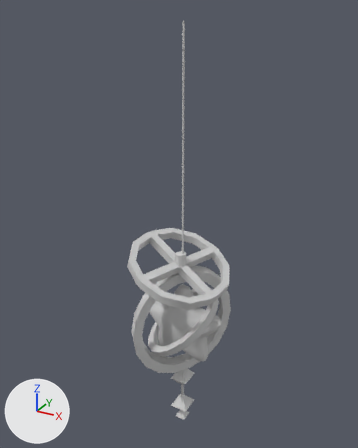
Before and after pictures for a commit that changed the FBX model 빌드/Source/Assets/Scenes/01.RealResources/model/19.10.11_ object_revise/Object_Back ground_Star_Puls line_1.FBX.
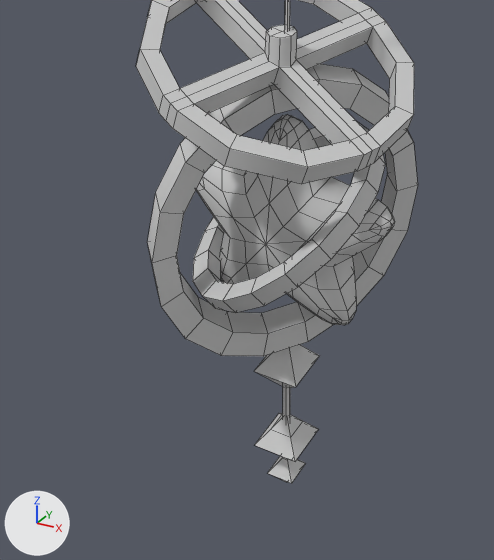
There are two pictures of each version: one whole from a camera (50 mm lens) standing at (-39.22, -5.71, 0.14) and looking at (-42.54, 0.31, -2.88), one close up on the part from 22% to 72% of the width and 54% to 100% of the height. Arrows for +X, +Y and +Z are at lower left; the lights stay in place. The close-ups show mesh edges as thin lines. Where no turn or scale is listed for an object, it has been applied to the vertices.

In view in the first close-up: '2 Stage - Back ground - Star -5'.
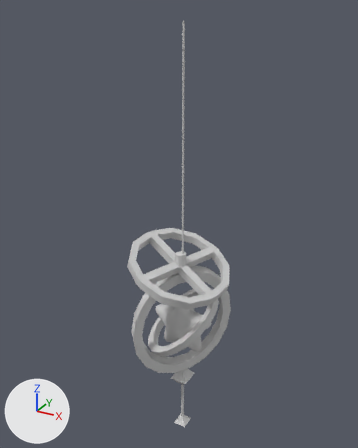
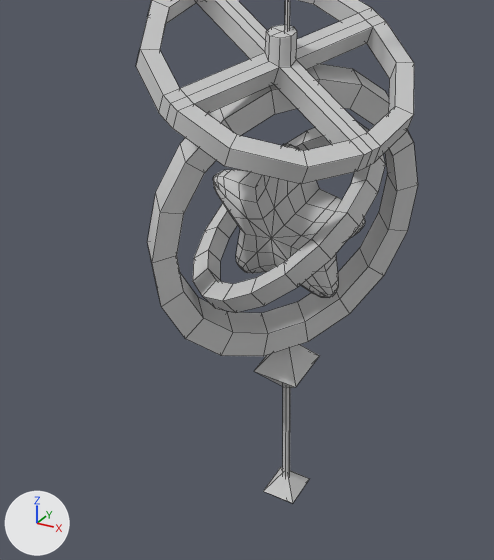
The newer file is also turned or shifted as a whole; pictures and numbers use the older file's frame.

Boxes [x1, y1, x2, y2] around the edits, measured in the close-ups (494 x 560 px; the box of a moved part takes in the faces that stretch with it):
'2 Stage - Back ground - Star -5', reshaped
    before: [136, 0, 418, 483]
    after: [136, 0, 418, 503]
part 1 of me_mesh, moved or reshaped
    before: [196, 115, 395, 325]
    after: [213, 143, 365, 298]
part 2 of me_mesh, added
    after: [264, 467, 309, 503]
part 3 of me_mesh, deleted
    before: [255, 413, 318, 483]
part 4 of me_mesh, moved or reshaped
    before: [283, 386, 290, 421]
    after: [283, 386, 290, 477]

Edits to the bpy script that builds the scene:
```text
Change me_mesh:
    where me_mesh.from_pydata(...)  # 524 vertices, 547 faces; spans x -0.76..0.76, y -0.79..0.79, z -3.26..3.26
    used by ob_2_stage___back_ground___star__5; location = (-42.41, 0.133, -3.289)
    verts and faces of me_mesh; kept vertices keep their numbers, new ones are numbered from 524
    before: 6 (0.06, 0.01, -2.85), 7 (0.04, 0.04, -2.85), 10 (0.01, 0.03, -2.85), 12 (0.01, 0.0, -2.85), 14 (0.04, -0.01, -2.85)
    me_mesh part 1: the loose piece of 222 vertices spanning x -0.65..0.7, y -0.24..0.28, z -1.82..-0.53 is scaled about its middle by 0.736, then moved by (0.0, 0.0, -0.02)
    me_mesh part 2: the loose piece of 6 vertices spanning x -0.12..0.18, y -0.14..0.18, z -2.49..-2.09 is copied, and the copy is scaled about its middle by (0.736, 0.736, 0.683), then moved by (0.0, 0.0, -1.0); it spans x -0.08..0.14, y -0.09..0.14, z -3.42..-3.15
    me_mesh part 3: the loose piece of 26 vertices spanning x -0.12..0.18, y -0.14..0.18, z -3.26..-2.68 is deleted
    me_mesh part 4
    add for i in [6, 7, 10, 12, 14]: verts[i] += (0.0, 0.0, -0.4)
```
